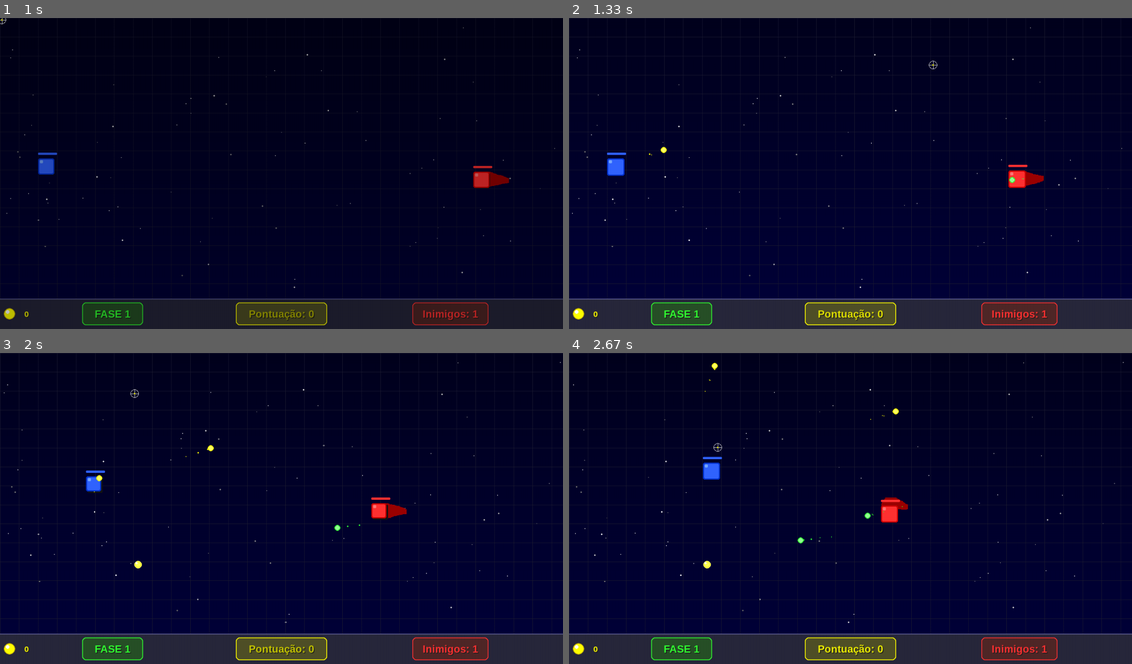
Above: before the commit, frames 1-4 (two rows, left to right).
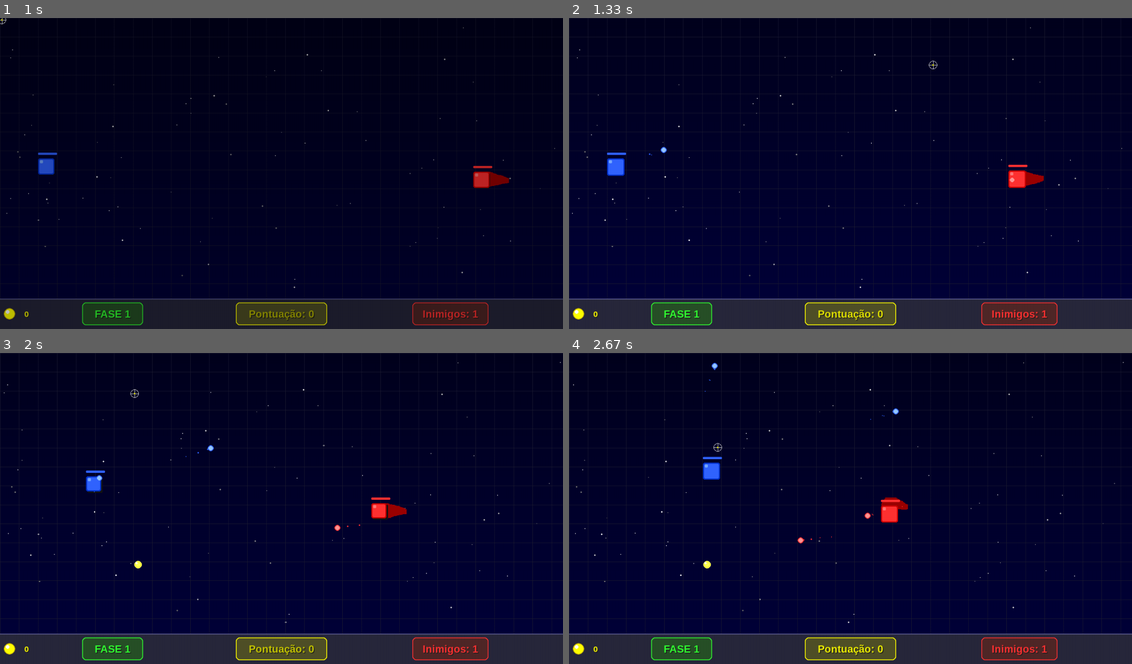
Above: after the commit, the same moments.

Repository: JoaoPedroMarimon/Pygame_SquareStorm
Game: pygame game, started from main.py
Same seed, same stepped clock (60 frames per second), same inputs: the game is played once before the commit and once after it.
Inputs (mouse positions are in pixels of both pictures, inside the frame that each line leads up to):
- Up to frame 1 (1 s): tap Enter at 0.33, 0.67 s
- Up to frame 2 (1.33 s): click (934, 64) at 1.05 s
- Up to frame 3 (2 s): hold D 1.33-1.8 s; click (489, 617) at 1.42 s; hold W from 1.83 s (still down); click (135, 393) at 1.92 s
- Up to frame 4 (2.67 s): release W at 2.13 s; hold D 2.17-2.63 s; click (715, 446) at 2.25 s

Frame 1 is identical in both runs. In frame 2, less than 0.1% of the frame differs, in the area x 14-81%, y 41-54%; in frame 3, less than 0.1%; in frame 4, less than 0.1%, in the area x 24-60%, y 3-62%.

Commit message:
the square shots are now the same colors

Diff:
--- a/src/entities/quadrado.py
+++ b/src/entities/quadrado.py
@@ -309,7 +309,7 @@
                     b = min(255, self.cor[2] // 2)  # Um pouco da componente azul
                     cor_tiro = (r, g, b)
 
-                tiros.append(Tiro(centro_x, centro_y, -1, 0, cor_tiro, 7))
+                tiros.append(Tiro(centro_x, centro_y, -1, 0, self.cor, 7))
         else:
             # Cor do tiro baseada no tipo de quadrado
             cor_tiro = AMARELO if self.cor == AZUL else VERDE
@@ -321,7 +321,7 @@
                 b = min(255, self.cor[2] // 2)
                 cor_tiro = (r, g, b)
 
-            tiros.append(Tiro(centro_x, centro_y, direcao[0], direcao[1], cor_tiro, 7))
+            tiros.append(Tiro(centro_x, centro_y, direcao[0], direcao[1], self.cor, 7))
 
     def tomar_dano(self):
         """
@@ -376,11 +376,10 @@
 
         # Criar tiro com a direção calculada
         if self.cor == AZUL:  # Se for o jogador
-            tiros.append(Tiro(centro_x, centro_y, dx, dy, AMARELO, 8))
+            tiros.append(Tiro(centro_x, centro_y, dx, dy, AZUL, 8))
         else:
             # Cor do tiro varia com a cor do inimigo (manter lógica original)
             cor_tiro = VERDE
-            # Misturar um pouco da cor do inimigo no tiro
             if self.cor != VERMELHO:
                 verde_base = VERDE[1]
                 r = min(255, self.cor[0] // 3)  # Um pouco da componente vermelha
